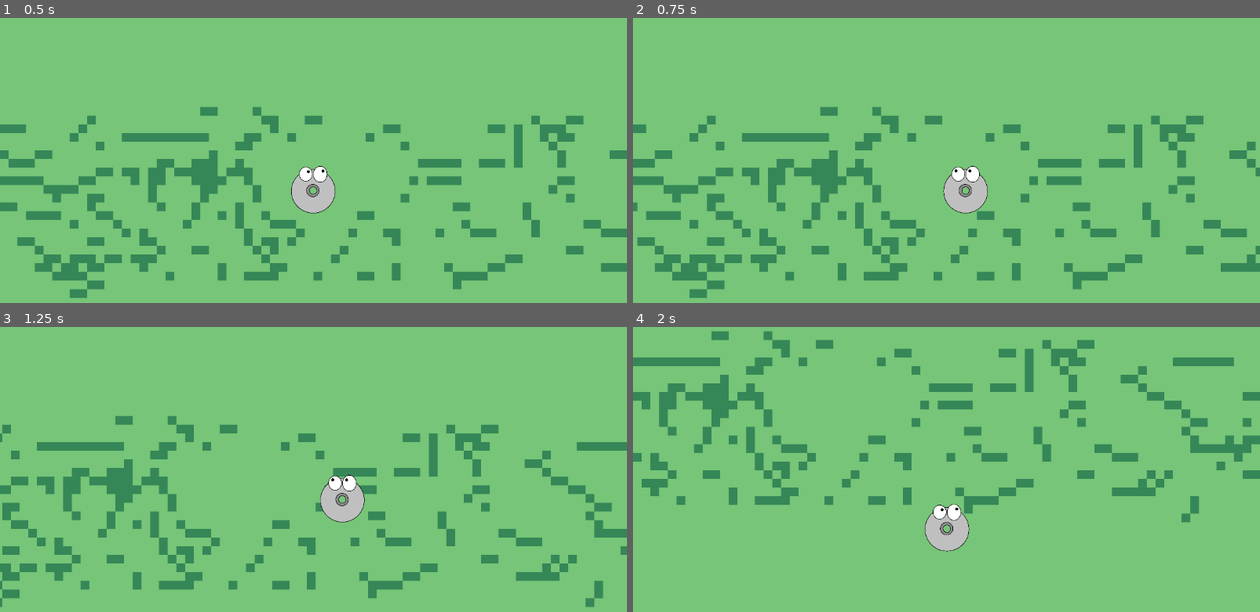
Above: before the commit, frames 1-4 (two rows, left to right).
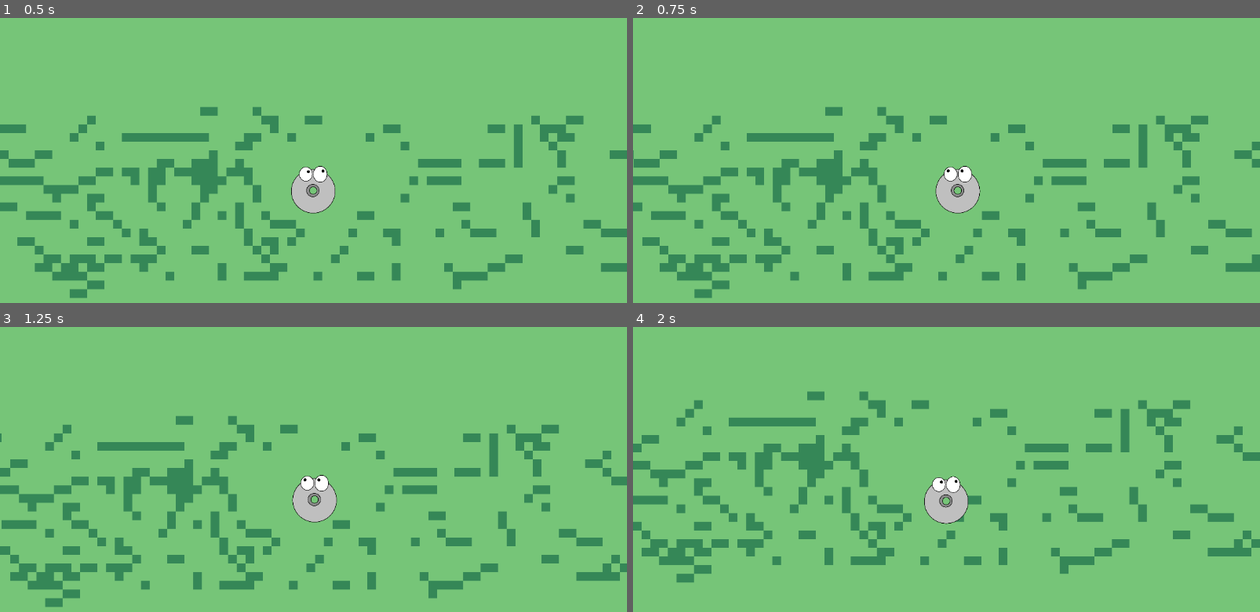
Above: after the commit, the same moments.

Repository: VNitesh17/ludum-dare-60
Game: Godot game, scene res://Scenes/game.tscn
Two runs of this game, one before a commit and one after it. Both use one fixed random seed, a clock stepped at 60 frames per second and the inputs below. The engine's default icon, where the game draws it, is replaced by a stand-in: a white triangle on a blue panel in a dark square.
Inputs:
- Up to frame 1 (0.5 s): no input
- Up to frame 2 (0.75 s): tap Enter at 0.5 s; hold Right (ui_right) from 0.53 s (still down)
- Up to frame 3 (1.25 s): keep holding Right (ui_right)
- Up to frame 4 (2 s): release Right (ui_right) at 1.28 s; hold Down (ui_down) from 1.28 s (still down)

Frame 1 is identical in both runs. In frame 2, 7.7% of the frame differs, in the area x 0-100%, y 31-99%; in frame 3, 18%; in frame 4, 20%, in the area x 0-100%, y 1-90%.

Commit message:
added grid like movement

Diff:
--- a/Scripts/cee_dee.gd
+++ b/Scripts/cee_dee.gd
@@ -1,21 +1,39 @@
+
 extends CharacterBody2D
 
 @onready var animated_sprite: AnimatedSprite2D = $AnimatedSprite2D
 
-@export var speed: float = 300.0
+@export var step_size: float = 48.0
+@export var move_speed: float = 180.0
 
-func _physics_process(delta: float) -> void:
-	var direction = Vector2.ZERO
+var target_position: Vector2
+var is_moving: bool = false
 
-	direction.x = Input.get_axis("ui_left", "ui_right")
-	direction.y = Input.get_axis("ui_up", "ui_down")
+func _ready() -> void:
+	target_position = position
 
-	direction = direction.normalized()
+func _process(delta: float) -> void:
+	if not is_moving:
+		var direction := Vector2.ZERO
 
-	if direction.x > 0:
-		animated_sprite.flip_h = false
-	elif direction.x < 0:
-		animated_sprite.flip_h = true
+		if Input.is_action_just_pressed("move_up"):
+			direction = Vector2.UP
+		elif Input.is_action_just_pressed("move_down"):
+			direction = Vector2.DOWN
+		elif Input.is_action_just_pressed("move_left"):
+			direction = Vector2.LEFT
+			animated_sprite.flip_h = true
+		elif Input.is_action_just_pressed("move_right"):
+			direction = Vector2.RIGHT
+			animated_sprite.flip_h = false
 
-	velocity = direction * speed
-	move_and_slide()
+		if direction != Vector2.ZERO:
+			target_position += direction * step_size
+			is_moving = true
+
+	if is_moving:
+		position = position.move_toward(target_position, move_speed * delta)
+
+		if position.distance_to(target_position) < 1.0:
+			position = target_position
+			is_moving = false
--- a/project.godot
+++ b/project.godot
@@ -15,6 +15,33 @@
 config/features=PackedStringArray("4.6", "GL Compatibility")
 config/icon="res://icon.svg"
 
+[input]
+
+move_up={
+"deadzone": 0.2,
+"events": [Object(InputEventKey,"resource_local_to_scene":false,"resource_name":"","device":-1,"window_id":0,"alt_pressed":false,"shift_pressed":false,"ctrl_pressed":false,"meta_pressed":false,"pressed":false,"keycode":0,"physical_keycode":4194320,"key_label":0,"unicode":0,"location":0,"echo":false,"script":null)
+, Object(InputEventKey,"resource_local_to_scene":false,"resource_name":"","device":-1,"window_id":0,"alt_pressed":false,"shift_pressed":false,"ctrl_pressed":false,"meta_pressed":false,"pressed":false,"keycode":0,"physical_keycode":87,"key_label":0,"unicode":119,"location":0,"echo":false,"script":null)
+]
+}
+move_down={
+"deadzone": 0.2,
+"events": [Object(InputEventKey,"resource_local_to_scene":false,"resource_name":"","device":-1,"window_id":0,"alt_pressed":false,"shift_pressed":false,"ctrl_pressed":false,"meta_pressed":false,"pressed":false,"keycode":0,"physical_keycode":4194322,"key_label":0,"unicode":0,"location":0,"echo":false,"script":null)
+, Object(InputEventKey,"resource_local_to_scene":false,"resource_name":"","device":-1,"window_id":0,"alt_pressed":false,"shift_pressed":false,"ctrl_pressed":false,"meta_pressed":false,"pressed":false,"keycode":0,"physical_keycode":83,"key_label":0,"unicode":115,"location":0,"echo":false,"script":null)
+]
+}
+move_left={
+"deadzone": 0.2,
+"events": [Object(InputEventKey,"resource_local_to_scene":false,"resource_name":"","device":-1,"window_id":0,"alt_pressed":false,"shift_pressed":false,"ctrl_pressed":false,"meta_pressed":false,"pressed":false,"keycode":0,"physical_keycode":4194319,"key_label":0,"unicode":0,"location":0,"echo":false,"script":null)
+, Object(InputEventKey,"resource_local_to_scene":false,"resource_name":"","device":-1,"window_id":0,"alt_pressed":false,"shift_pressed":false,"ctrl_pressed":false,"meta_pressed":false,"pressed":false,"keycode":0,"physical_keycode":65,"key_label":0,"unicode":97,"location":0,"echo":false,"script":null)
+]
+}
+move_right={
+"deadzone": 0.2,
+"events": [Object(InputEventKey,"resource_local_to_scene":false,"resource_name":"","device":-1,"window_id":0,"alt_pressed":false,"shift_pressed":false,"ctrl_pressed":false,"meta_pressed":false,"pressed":false,"keycode":0,"physical_keycode":4194321,"key_label":0,"unicode":0,"location":0,"echo":false,"script":null)
+, Object(InputEventKey,"resource_local_to_scene":false,"resource_name":"","device":-1,"window_id":0,"alt_pressed":false,"shift_pressed":false,"ctrl_pressed":false,"meta_pressed":false,"pressed":false,"keycode":0,"physical_keycode":68,"key_label":0,"unicode":100,"location":0,"echo":false,"script":null)
+]
+}
+
 [physics]
 
 3d/physics_engine="Jolt Physics"
